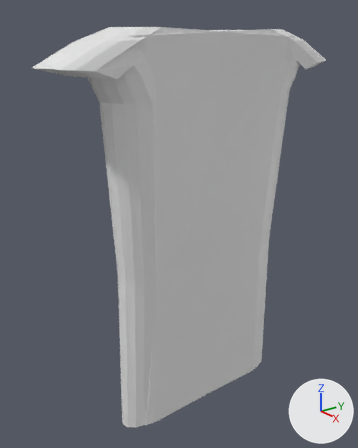
The Blender file assets/models/torso.blend, before and after one commit.
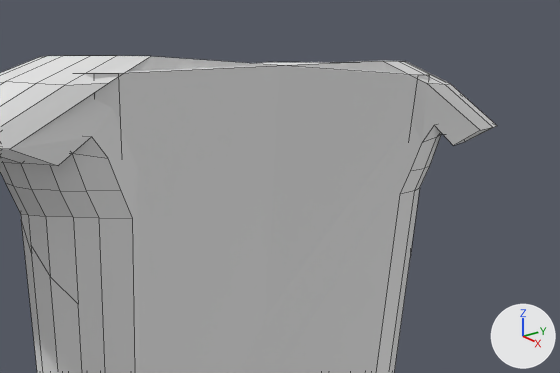
Each version appears first whole from a camera (50 mm lens) standing at (2.52, -2.96, 3.12) and looking at (-1.19, -0.14, 1.4), and next in a close-up on the part from 25% to 100% of the width and 0% to 40% of the height. Arrows for +X, +Y and +Z are at lower right; the lights stay in place. The close-ups show mesh edges as thin lines.
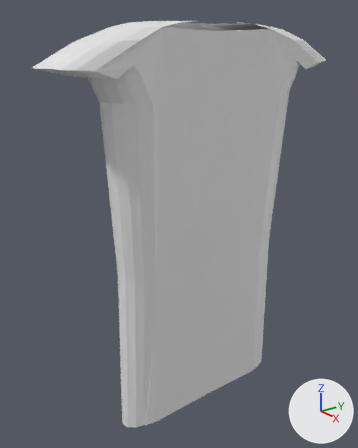
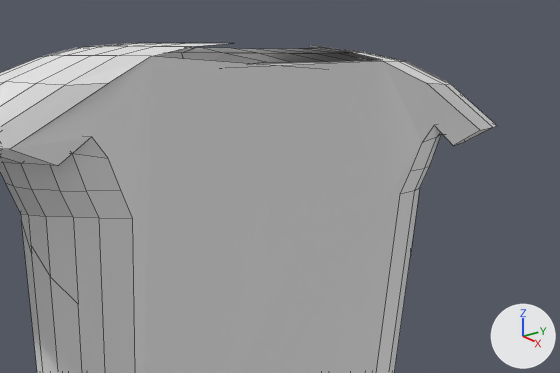
Commit message: work on torso

What differs and where, as boxes [x1, y1, x2, y2] in the close-ups (560 x 373 px):
'Cylinder', reshaped: before [0, 56, 497, 373]; after [0, 43, 497, 373]
part 1 of me_cylinder, added: after [154, 47, 264, 64]
part 2 of me_cylinder, built on: before [81, 56, 429, 373]; after [41, 43, 429, 373]

What changed in the scene script:
```text
Change me_cylinder:
    used by ob_cylinder; location = (-0.992, 0.0, 1.312); scale = (0.534, 1.06, 1.84)
    remove me_cylinder.from_pydata(...)  # 129 vertices, 103 faces; spans x -0.82..0.49, y -1.47..0.98, z -1.0..1.03
    add me_cylinder.from_pydata(...)  # 169 vertices, 132 faces, 1 loose edge; spans x -0.82..0.49, y -1.47..0.98, z -1.0..1.06
    me_cylinder part 1: a new loose piece of 20 vertices spanning x -0.81..-0.63, y -0.42..0.53, z 0.98..1.06
    me_cylinder part 2: 3 vertices moved from x -0.58..0.46, y -0.57..0.83, z 1.0..1.03 to x -0.69..0.33, y -0.57..0.74, z 1.0..1.03; 20 vertices added at x -0.81..0.33, y -0.67..-0.03, z 1.05..1.06
```
